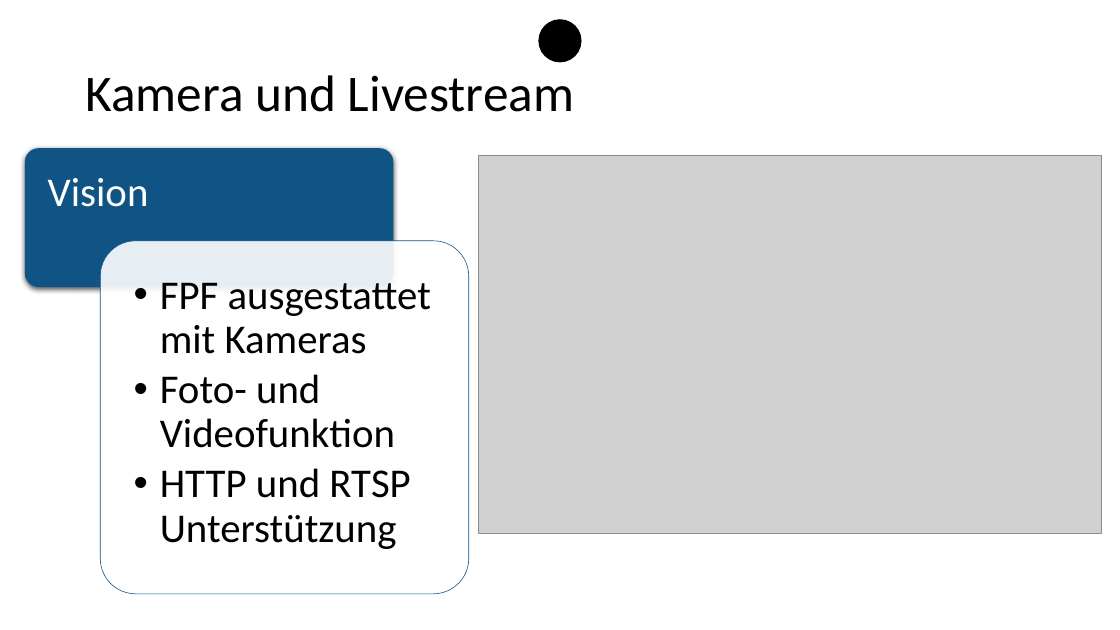
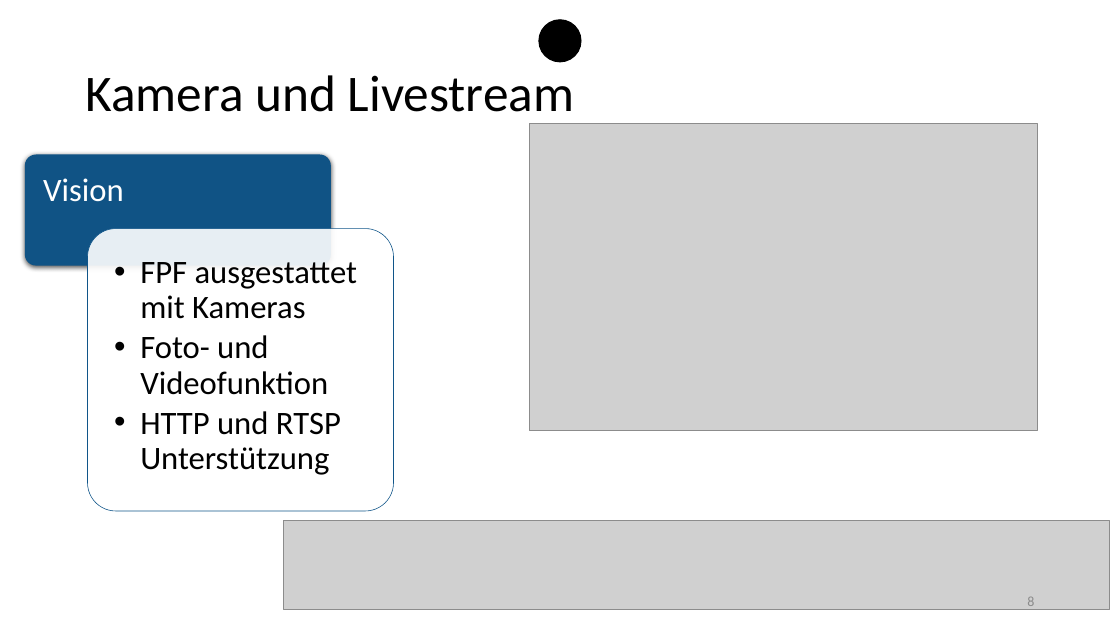
Before and after one commit to benjamin-leiding/FarmInsight-Dashboard-Backend, a slide deck: slide 8 of SmartFarm Insights.pptx. Drawn at 1120x630 pixels with LibreOffice and Linux fonts; fonts in the diff are those of the drawing; grey boxes stand for pictures. Boxes give left, top, right and bottom in pixels: in the first picture for what was removed or moved away, otherwise in the second. Text is boxed around its words. In the diff, an @@ line names an element or a change of style, - is before the commit and + after.

Commit message:
2. Präsentation V4

```diff
--- a/SmartFarm Insights.pptx
+++ b/SmartFarm Insights.pptx
@@ picture: place and size @@
-picture at bbox=[478, 155, 1102, 534]
+picture at bbox=[529, 124, 1037, 431]
@@ text "Vision" at bbox=[43, 178, 124, 202]: size 35 to 28 pt; less space between paragraphs @@
@@ rounded rectangle: place and size @@
-rounded rectangle at bbox=[25, 148, 394, 287]
+rounded rectangle at bbox=[25, 155, 331, 266]
@@ rounded rectangle: place and size @@
-rounded rectangle at bbox=[100, 241, 469, 594]
+rounded rectangle at bbox=[87, 229, 393, 511]
@@ text "FPF ausgestattet mit Kameras" at bbox=[140, 262, 357, 475]: size 35 to 28 pt; less space between paragraphs @@
@@ text "FPF ausgestattet mit Kameras": place and size @@
-text "FPF ausgestattet mit Kameras" at bbox=[160, 282, 431, 549]
+text "FPF ausgestattet mit Kameras" at bbox=[140, 262, 357, 475]
@@ picture added at bbox=[283, 521, 1110, 610] @@
@@ page number added at bbox=[1027, 597, 1034, 610], 12 pt, text #8C8C8C @@
+8
```
Also in this commit, not shown: 8 other slides changed, 3 slides added, 1 slide removed.
